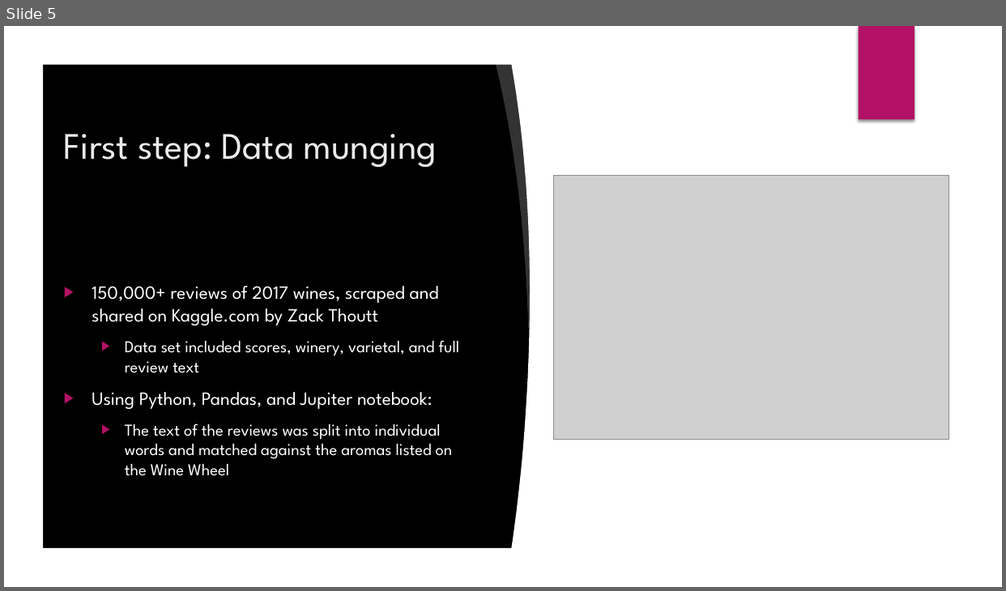
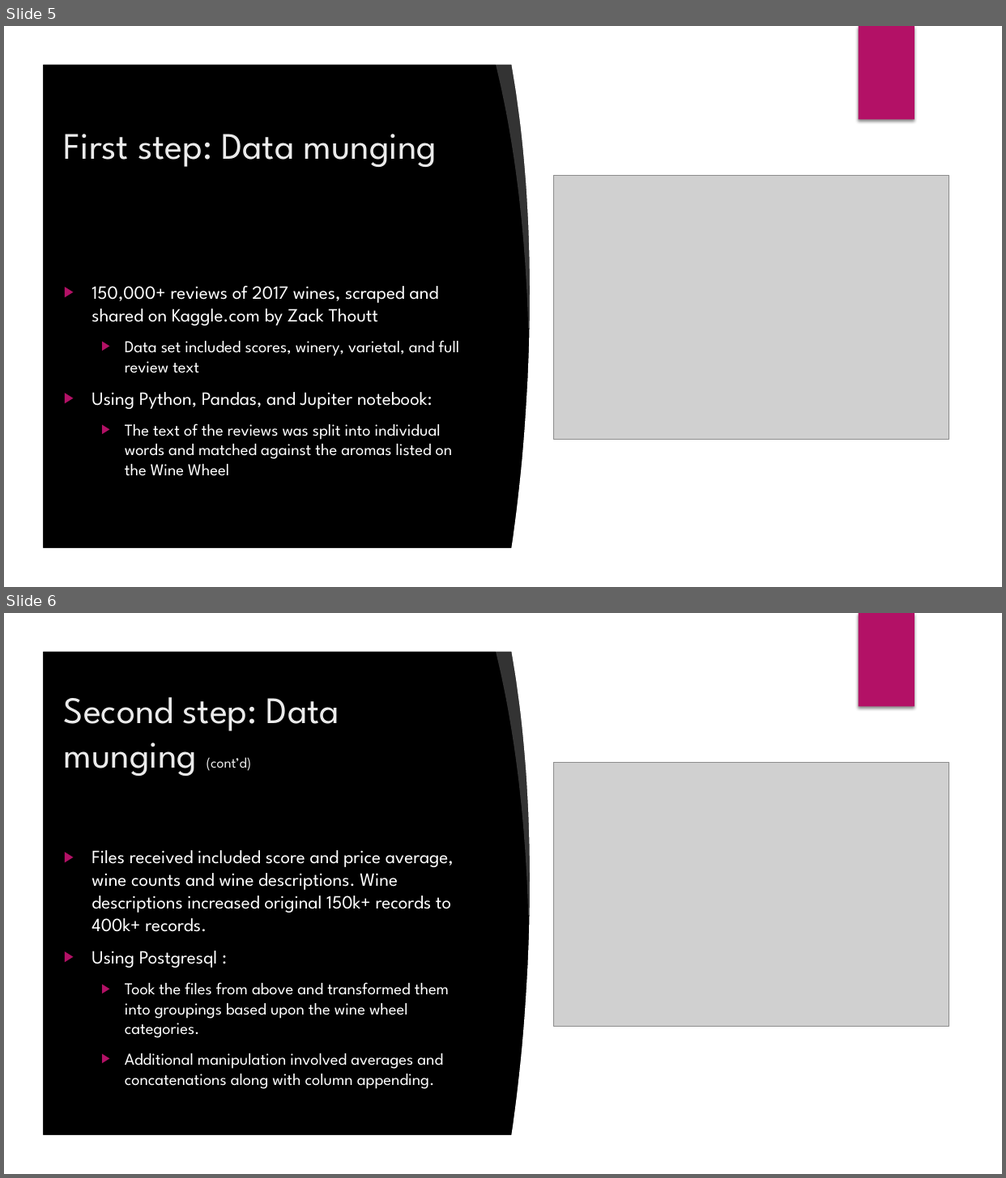
Before and after one commit to ariadne27/3M_Group_Project, a slide deck: Wine App.pptx. Shown one above the other, each under a label of ours: slide 5 before the commit, slides 5 and 6 after it. The pictures are 1006x591 and 1006x1178 pixels, drawn with LibreOffice and Linux fonts; fonts in the diff are those of the drawing; grey boxes stand for pictures; background and template pictures are left out. Boxes give left, top, right and bottom in pixels: in the first picture for what was removed or moved away, otherwise in the second. Text is boxed around its words. In the diff, an @@ line names an element or a change of style, - is before the commit and + after.

```diff
--- a/Wine App.pptx
+++ b/Wine App.pptx
@@ slide 6 added at box(4, 613, 1002, 1174), background picture (left out); not listed: 8 template elements that a slide beside it also shows @@
@@ freeform shape added at box(4, 613, 1002, 1174), fill #FFFFFF @@
@@ rectangle added at box(859, 613, 914, 707), fill #B31166 @@
@@ freeform shape added at box(495, 645, 552, 917), fill #FFFFFF at 20% opacity @@
@@ freeform shape added at box(511, 646, 967, 1142), fill #FFFFFF @@
@@ title added at box(64, 697, 339, 776), 36 pt, text #EBEBEB @@
+Second step: Data munging (cont’d)
@@ picture added at box(553, 763, 948, 1026) @@
@@ text added at box(91, 850, 454, 1089), 16 pt, text #FFFFFF @@
+▶ Files received included score and price average, wine counts and wine descriptions. Wine descriptions increased original 150k+ records to 400k+ records.
+▶ Using Postgresql :
+  ▶ Took the files from above and transformed them into groupings based upon the wine wheel categories.
+  ▶ Additional manipulation involved averages and concatenations along with column appending.
```
Also in this commit, not shown: 2 other slides added.
